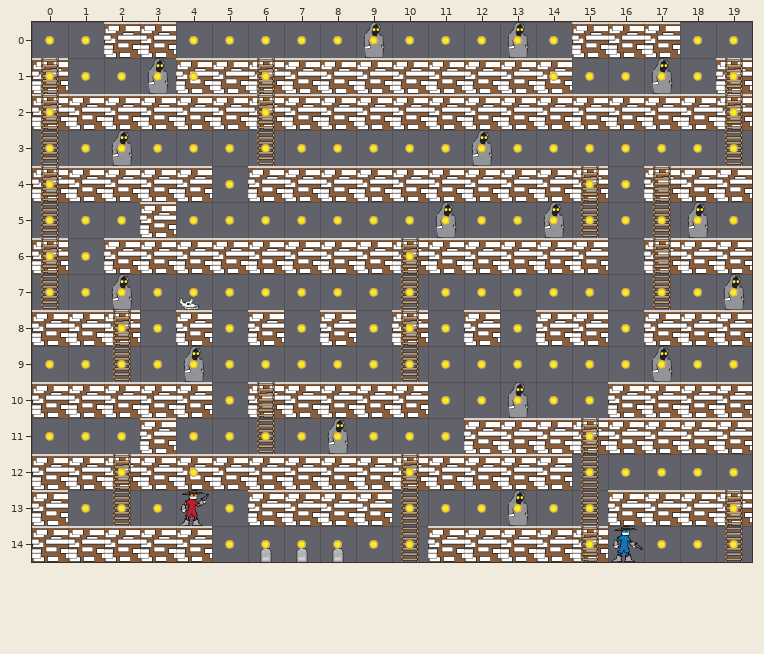
Tiled map, stored at level4.tmx. Above, as it was before the edit.
Cells are 50x50 px. Shown: x 0..19, y 0..14.
The same view after the edit:
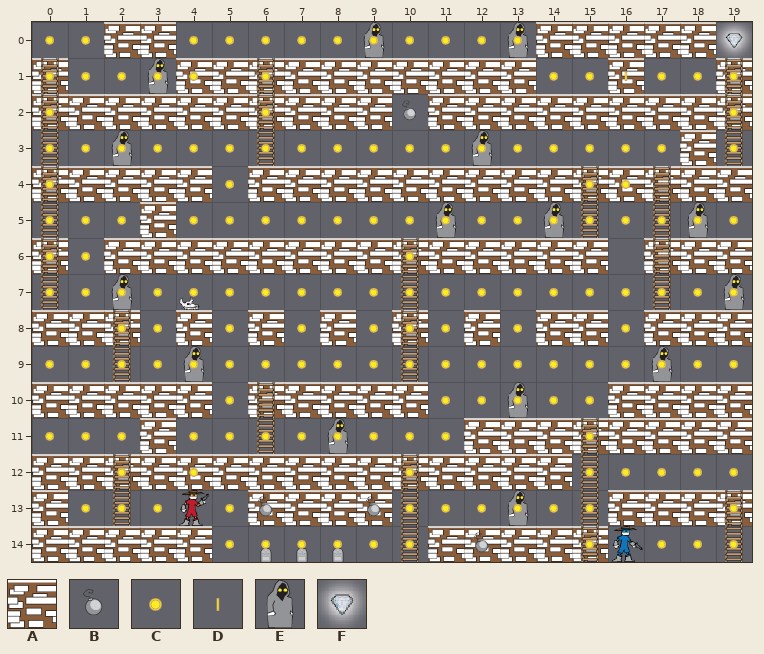
Key: from "bandit_spritesheet": A 50, B 57, C 66, D 68, E 73, F 88.
_ is an empty cell.
See-through tiles are keyed as they look on the map.
The edit:
Layer "Blocks":
y 0: x 14 _ -> A; x 18 _ -> A
y 1: x 14 A -> _; x 16 _ -> A
y 2: x 10 A -> _
y 3: x 18 _ -> A
y 4: x 16 _ -> A
Layer "Cast":
y 1: x 17 E -> _
Layer "Coins":
y 0: x 14 C -> _; x 18..19 CC -> _F
y 1: x 16 C -> _
y 3: x 18 C -> _
Layer "Front":
y 1: x 16 _ -> D
y 2: x 10 _ -> B
y 13: x 6 _ -> B; x 9 _ -> B
y 14: x 12 _ -> B
Changed places in both pictures, as pixel boxes (x1, y1, x2, y2):
changed: (536, 22, 572, 94)
changed: (608, 22, 752, 94)
changed: (392, 94, 428, 130)
changed: (680, 130, 716, 166)
added: (608, 166, 644, 202)
added: (258, 496, 272, 517)
added: (366, 496, 380, 517)
added: (474, 532, 488, 553)
